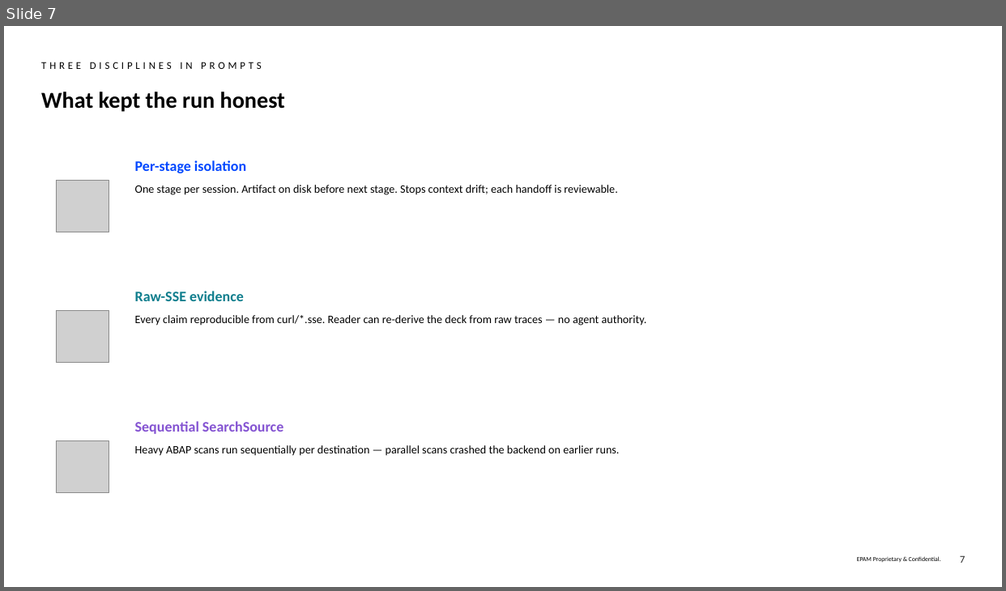
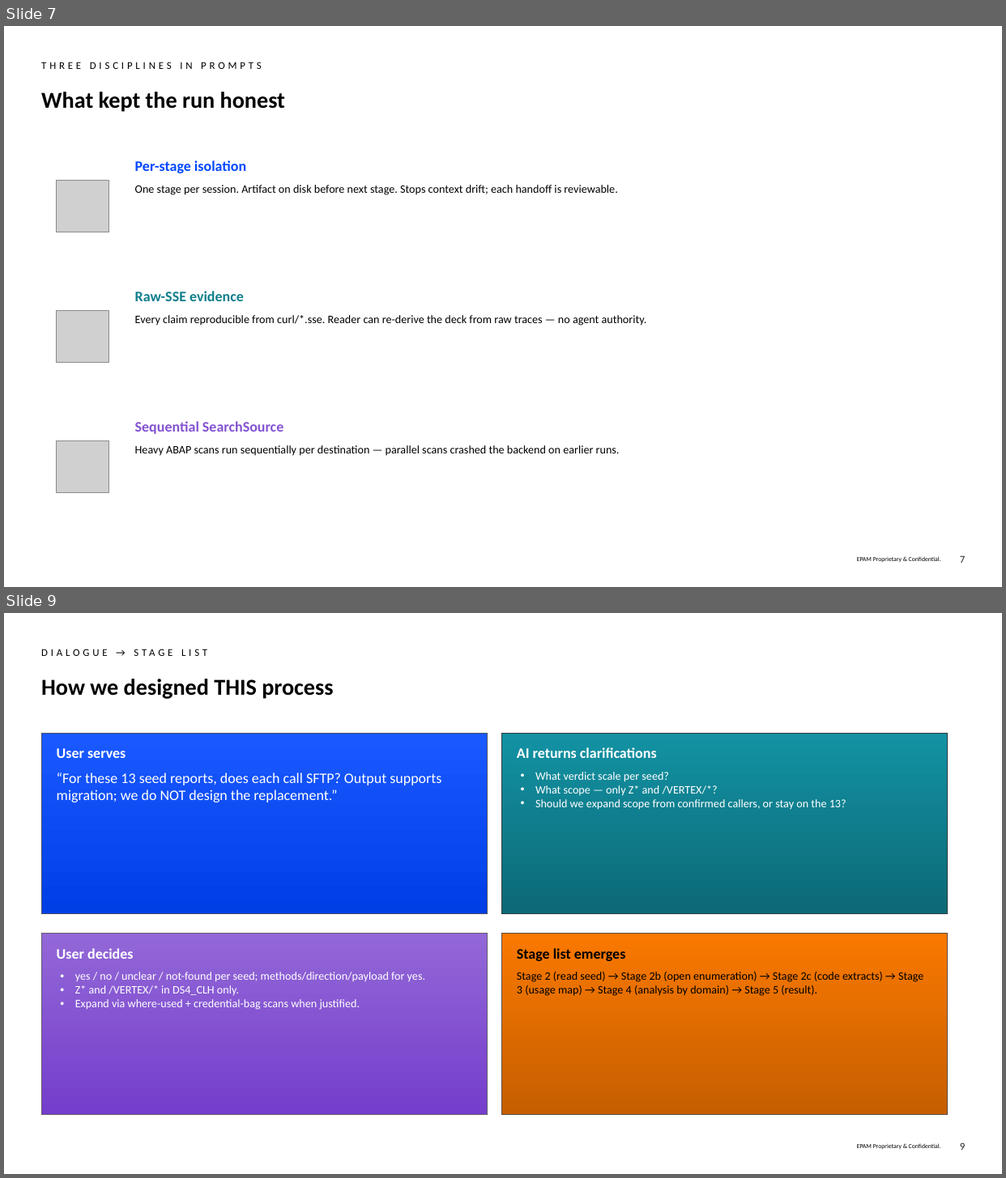
Before and after one commit to fr0ster/cloud-llm-hub, a slide deck: docs/tutorials/codebase-analysis/examples/report.simple-deck.pptx. Shown one above the other, each under a label of ours: slide 7 before the commit, slides 7 and 9 after it; the slides between them are not shown. The pictures are 1006x591 and 1006x1178 pixels, drawn with LibreOffice and Linux fonts; fonts in the diff are those of the drawing; grey boxes stand for pictures; background and template pictures are left out. Boxes give left, top, right and bottom in pixels: in the first picture for what was removed or moved away, otherwise in the second. Text is boxed around its words. In the diff, an @@ line names an element or a change of style, - is before the commit and + after.

```diff
--- a/docs/tutorials/codebase-analysis/examples/report.simple-deck.pptx
+++ b/docs/tutorials/codebase-analysis/examples/report.simple-deck.pptx
@@ slide 9 added at box(4, 613, 1002, 1174), background #FFFFFF; not listed: 2 template elements that a slide beside it also shows @@
@@ text added at box(41, 645, 337, 663), 10 pt, text #000000 @@
+DIALOGUE → STAGE LIST
@@ title added at box(41, 679, 333, 699), 22 pt, text #000000, bold @@
+How we designed THIS process
@@ rectangle added at box(41, 733, 487, 914), fill gradient #003FE5 to #1959FF, outline #4B5366 0.25 pt, 14 pt, text #FFFFFF @@
+User serves
+“For these 13 seed reports, does each call SFTP? Output supports migration; we do NOT design the replacement.”
@@ rectangle added at box(502, 733, 948, 914), fill gradient #0D6976 to #1292A3, outline #303B3D 0.25 pt, 11 pt, text #FFFFFF @@
+AI returns clarifications
+• What verdict scale per seed?
+• What scope — only Z* and /VERTEX/*?
+• Should we expand scope from confirmed callers, or stay on the 13?
@@ rectangle added at box(41, 934, 487, 1114), fill gradient #753ECC to #9267D7, outline #645D6F 0.25 pt, 11 pt, text #FFFFFF @@
+User decides
+• yes / no / unclear / not-found per seed; methods/direction/payload for yes.
+• Z* and /VERTEX/* in DS4_CLH only.
+• Expand via where-used + credential-bag scans when justified.
@@ rectangle added at box(502, 934, 948, 1114), fill gradient #C65F00 to #F97800, outline #5A4D42 0.25 pt, 11 pt, text #000000 @@
+Stage list emerges
+Stage 2 (read seed) → Stage 2b (open enumeration) → Stage 2c (code extracts) → Stage 3 (usage map) → Stage 4 (analysis by domain) → Stage 5 (result).
```
Also in this commit, not shown: 3 other slides added, 3 other files.
